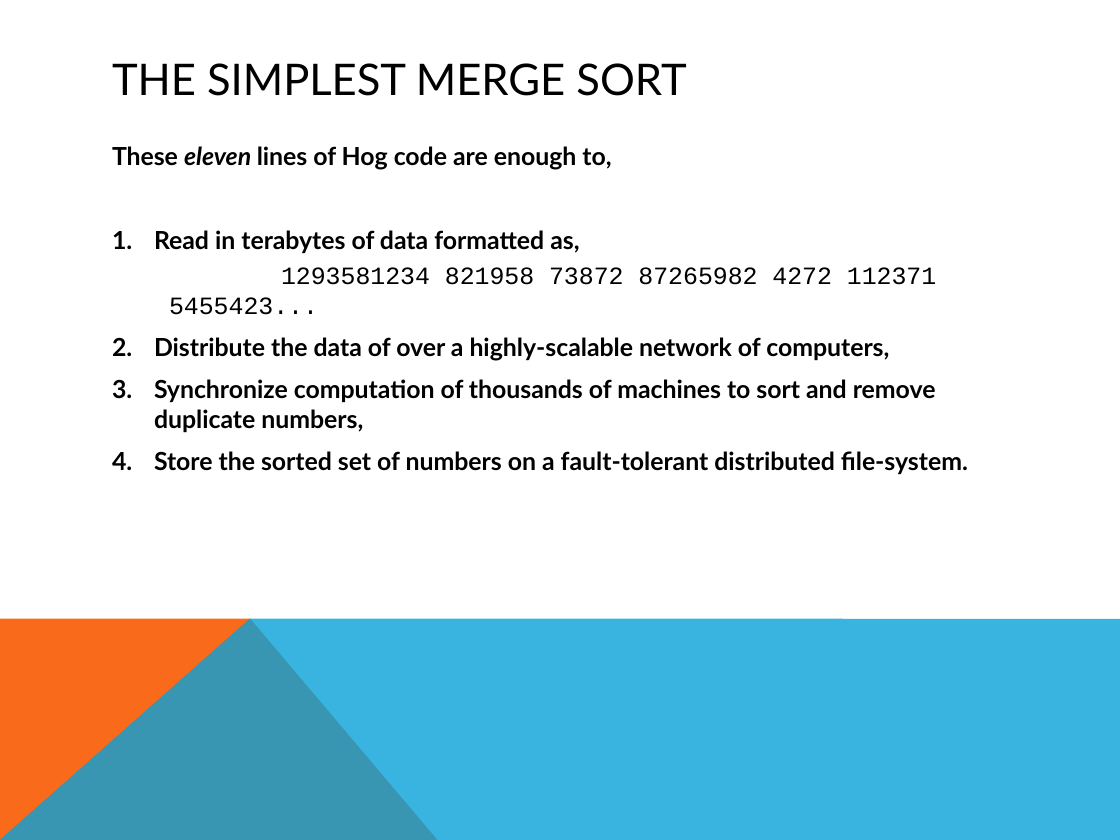
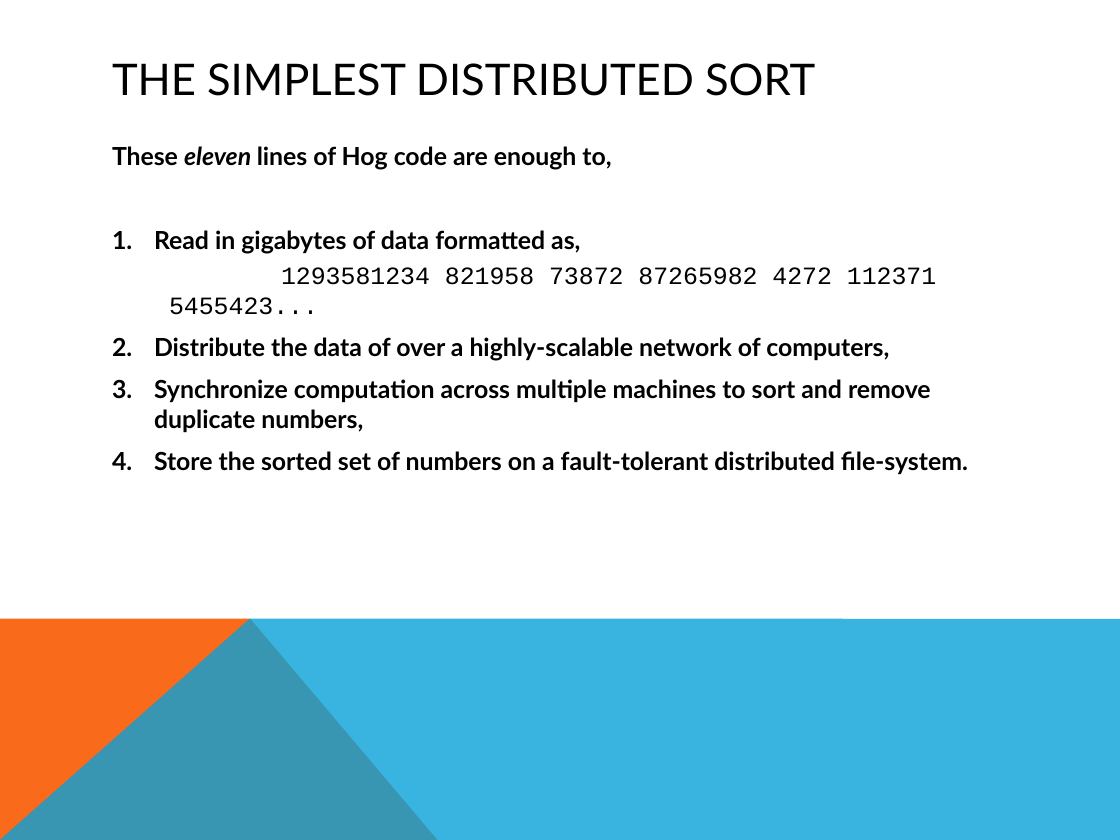
Before and after one commit to smessing/Hog, a slide deck: slide 7 of demo/demo.pptx. Drawn at 1120x840 pixels with LibreOffice and Linux fonts; fonts in the diff are those of the drawing. Boxes give left, top, right and bottom in pixels: in the first picture for what was removed or moved away, otherwise in the second. Text is boxed around its words. In the diff, an @@ line names an element or a change of style, - is before the commit and + after.

```diff
--- a/demo/demo.pptx
+++ b/demo/demo.pptx
@@ title at (x1=112, y1=63, x2=815, y2=96): text changed @@
-THE SIMPLEST MERGE SORT
+THE SIMPLEST DISTRIBUTED SORT
@@ text at (x1=154, y1=230, x2=580, y2=254): text changed @@
-1. Read in terabytes of data formatted as,
+1. Read in gigabytes of data formatted as,
@@ text at (x1=154, y1=379, x2=931, y2=433): text changed @@
-3. Synchronize computation of thousands of machines to sort and remove duplicate numbers,
+3. Synchronize computation across multiple machines to sort and remove duplicate numbers,
```
Also in this commit, not shown: 1 other slide changed.
